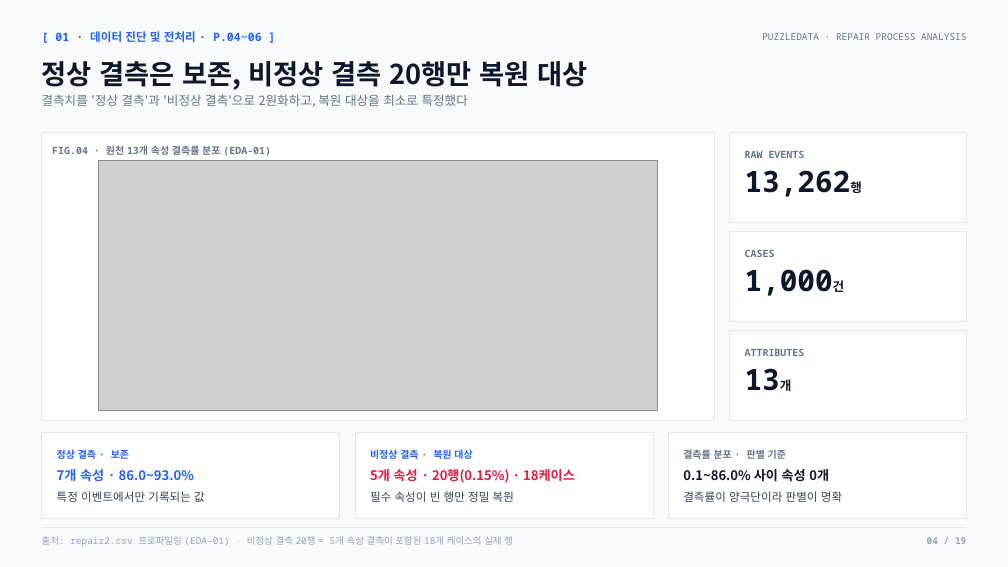
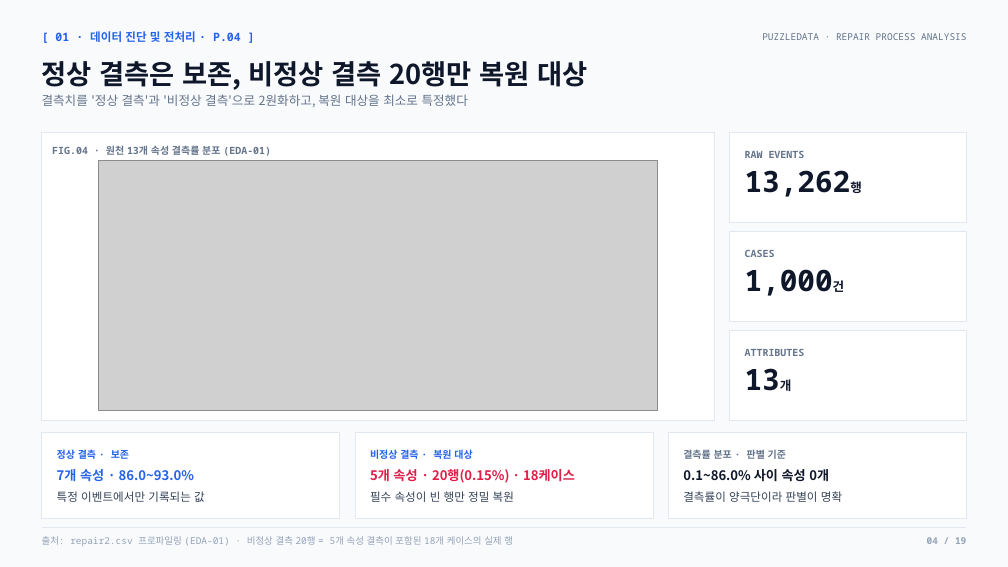
Before and after one commit to nus1245/puzzle_data, a slide deck: slide 4 of outputs/pptx/puzzledata_repair_report.pptx. Drawn at 1008x567 pixels with LibreOffice and Linux fonts; fonts in the diff are those of the drawing; grey boxes stand for pictures. Boxes give left, top, right and bottom in pixels: in the first picture for what was removed or moved away, otherwise in the second. Text is boxed around its words. In the diff, an @@ line names an element or a change of style, - is before the commit and + after.

```diff
--- a/outputs/pptx/puzzledata_repair_report.pptx
+++ b/outputs/pptx/puzzledata_repair_report.pptx
@@ text at bbox=[55, 31, 241, 42]: text changed @@
-[ 01 · 데이터 진단 및 전처리 · P.04~06 ]
+[ 01 · 데이터 진단 및 전처리 · P.04 ]
```
Also in this commit, not shown: 16 other slides changed, 2 other files.
